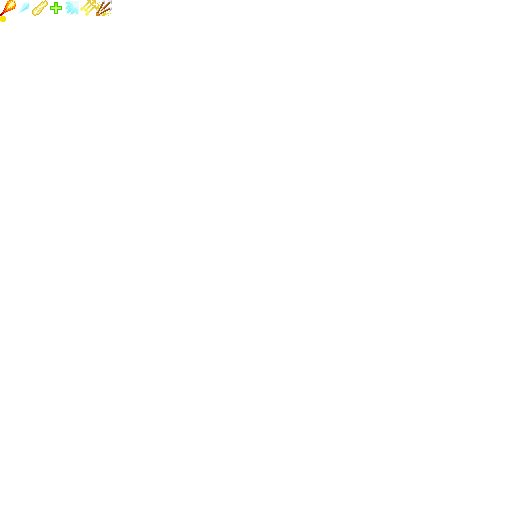
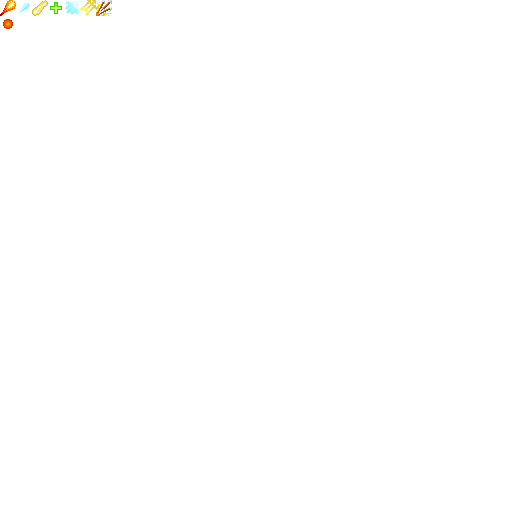
Revision of a layered 512×512 image; what changed, layer by layer:
painted on "Layer" over box(0, 16, 13, 29)
